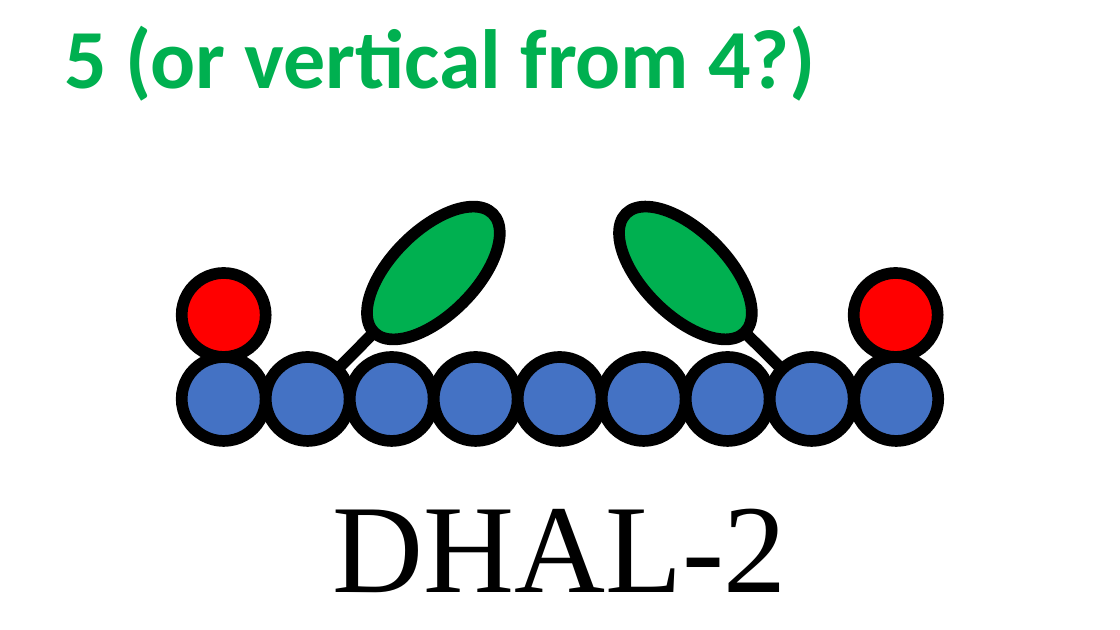
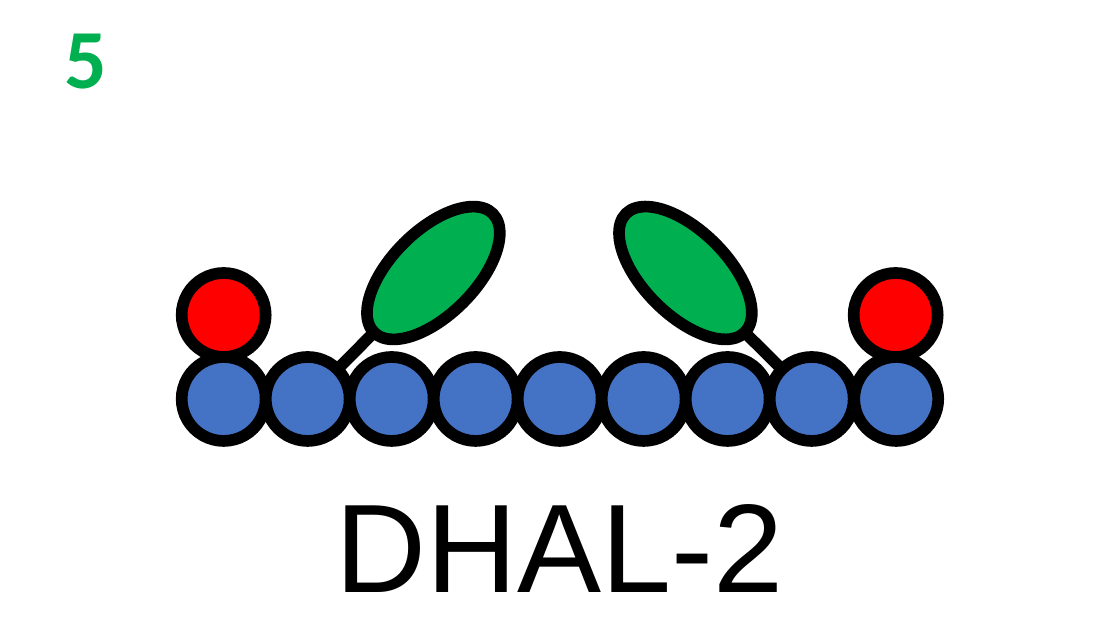
Before and after one commit to rzk1/ullmann, a slide deck: slide 10 of Labels/labels.pptx (slide 8 before the commit). Drawn at 1120x630 pixels with LibreOffice and Linux fonts; fonts in the diff are those of the drawing. Boxes give left, top, right and bottom in pixels: in the first picture for what was removed or moved away, otherwise in the second. Text is boxed around its words. In the diff, an @@ line names an element or a change of style, - is before the commit and + after.

```diff
--- a/Labels/labels.pptx
+++ b/Labels/labels.pptx
@@ text at [64,33,107,89]: text changed @@
-5 (or vertical from 4?)
+5
@@ text "DHAL-2" at [336,504,784,592]: font Times New Roman to Arial @@
```
Also in this commit, not shown: 23 other slides changed, 14 slides added, 45 other files.
